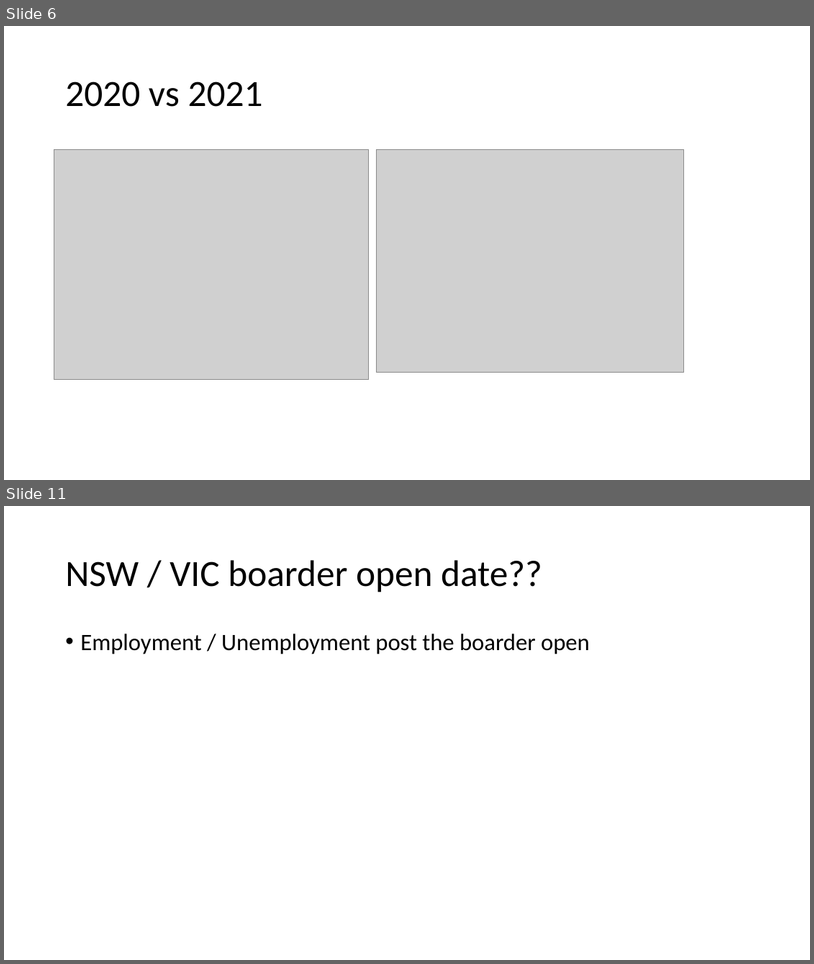
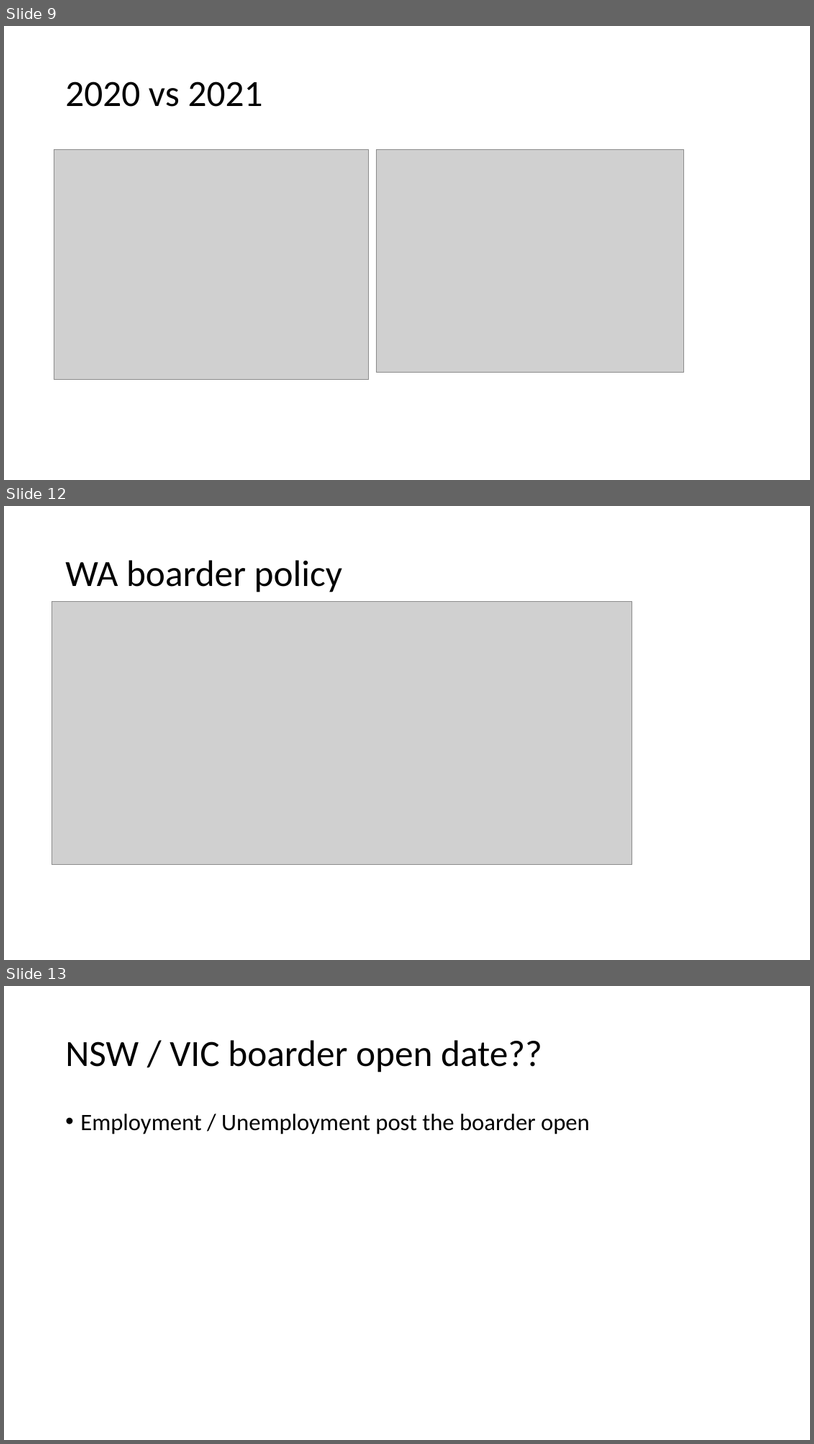
Before and after one commit to CarmenK2/GroupProject1, a slide deck: Presentation_ppt.pptx. Shown one above the other, each under a label of ours: slides 6 and 11 before the commit, slides 9, 12 and 13 after it; the slides between them are not shown. The pictures are 814x964 and 814x1444 pixels, drawn with LibreOffice and Linux fonts; fonts in the diff are those of the drawing; grey boxes stand for pictures. Boxes give left, top, right and bottom in pixels: in the first picture for what was removed or moved away, otherwise in the second. Text is boxed around its words. In the diff, an @@ line names an element or a change of style, - is before the commit and + after.

```diff
--- a/Presentation_ppt.pptx
+++ b/Presentation_ppt.pptx
@@ slide 12 added at [4,506,810,960], background #FFFFFF @@
@@ title added at [65,560,342,592], 44 pt, text #000000 @@
+WA boarder policy
@@ picture added at [52,602,632,864] @@
@@ what was slide 6 is now slide 9 @@
@@ what was slide 11 is now slide 13 @@
```
Also in this commit, not shown: 3 slides changed, 7 other slides added, 6 slides removed, 2 other files.
